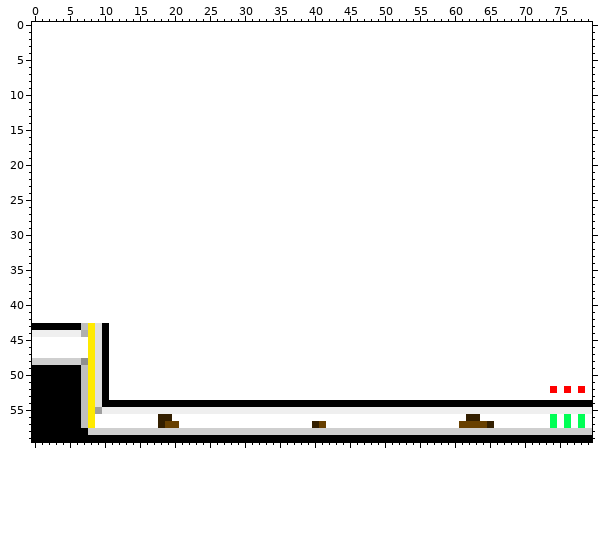
One commit to this sprite sheet: source/level_data/layouts/level5/layer2.png. Above is the file before it was changed.
The file is 80x60 pixels.
The result:
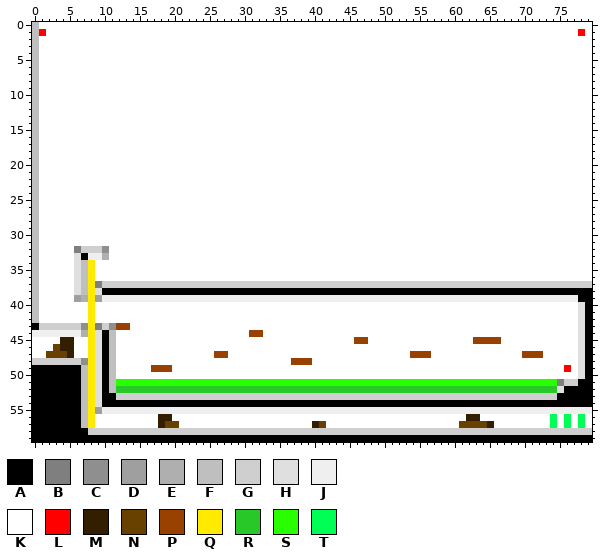
Palette (. is transparent): A #000000  B #7f7f7f  C #8f8f8f  D #9f9f9f  E #afafaf  F #bfbfbf  G #cfcfcf  H #dfdfdf  J #efefef  K #ffffff  L #ff0000  M #331f00  N #684000  P #994100  Q #ffea00  R #28c828  S #28ff00  T #00ff55
Diff:
Changed rows in their new state; - is an unchanged pixel.
first column x 0:
 0 F-------------------------------------------------------------------------------
 1 FL----------------------------------------------------------------------------L-
 2 F-------------------------------------------------------------------------------
 3 F-------------------------------------------------------------------------------
 4 F-------------------------------------------------------------------------------
 5 F-------------------------------------------------------------------------------
 6 F-------------------------------------------------------------------------------
 7 F-------------------------------------------------------------------------------
 8 F-------------------------------------------------------------------------------
 9 F-------------------------------------------------------------------------------
10 F-------------------------------------------------------------------------------
11 F-------------------------------------------------------------------------------
12 F-------------------------------------------------------------------------------
13 F-------------------------------------------------------------------------------
14 F-------------------------------------------------------------------------------
15 F-------------------------------------------------------------------------------
16 F-------------------------------------------------------------------------------
17 F-------------------------------------------------------------------------------
18 F-------------------------------------------------------------------------------
19 F-------------------------------------------------------------------------------
20 F-------------------------------------------------------------------------------
21 F-------------------------------------------------------------------------------
22 F-------------------------------------------------------------------------------
23 F-------------------------------------------------------------------------------
24 F-------------------------------------------------------------------------------
25 F-------------------------------------------------------------------------------
26 F-------------------------------------------------------------------------------
27 F-------------------------------------------------------------------------------
28 F-------------------------------------------------------------------------------
29 F-------------------------------------------------------------------------------
30 F-------------------------------------------------------------------------------
31 F-------------------------------------------------------------------------------
32 F-----BGGGC---------------------------------------------------------------------
33 F-----HAJJE---------------------------------------------------------------------
34 F-----HFQ-----------------------------------------------------------------------
35 F-----HFQ-----------------------------------------------------------------------
36 F-----HFQ-----------------------------------------------------------------------
37 F-----HFQBGGGGGGGGGGGGGGGGGGGGGGGGGGGGGGGGGGGGGGGGGGGGGGGGGGGGGGGGGGGGGGGGGGGGGG
38 F-----HFQHAAAAAAAAAAAAAAAAAAAAAAAAAAAAAAAAAAAAAAAAAAAAAAAAAAAAAAAAAAAAAAAAAAAAAA
39 F-----DEQDJJJJJJJJJJJJJJJJJJJJJJJJJJJJJJJJJJJJJJJJJJJJJJJJJJJJJJJJJJJJJJJJJJJJAA
40 F-------Q---------------------------------------------------------------------HA
41 F-------Q---------------------------------------------------------------------HA
42 F-------Q---------------------------------------------------------------------HA
43 -GGGGGGC-BGCPP----------------------------------------------------------------HA
44 -----------F-------------------PP---------------------------------------------HA
45 ----MM-----F----------------------------------PP---------------PPPP-----------HA
46 ---NMM-----F------------------------------------------------------------------HA
47 --NNNM-----F--------------PP--------------------------PPP-------------PPP-----HA
48 -----------F-------------------------PPP--------------------------------------HA
49 -----------F-----PPP--------------------------------------------------------L-HA
50 -----------F------------------------------------------------------------------HA
51 -----------FSSSSSSSSSSSSSSSSSSSSSSSSSSSSSSSSSSSSSSSSSSSSSSSSSSSSSSSSSSSSSSSBGGAA
52 -----------FRRRRRRRRRRRRRRRRRRRRRRRRRRRRRRRRRRRRRRRRRRRRRRRRRRRRRRRRRRRRRRRHAAAA
53 -----------AGGGGGGGGGGGGGGGGGGGGGGGGGGGGGGGGGGGGGGGGGGGGGGGGGGGGGGGGGGGGGGGAAAAA
